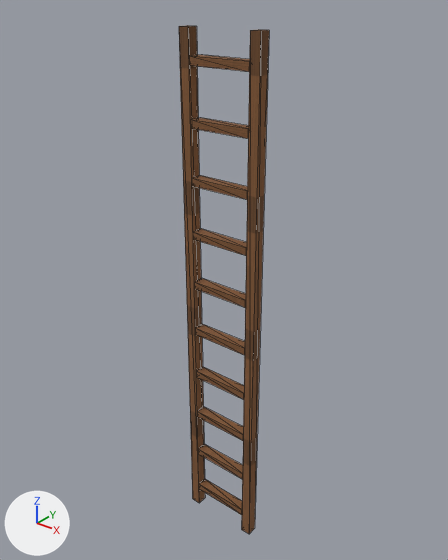
The glTF model assets/meshes/ladder/mesh.glb: old version first, new version second.
The view is the same before and after, from a camera (50 mm lens) standing at (2.55, -3.63, 4.27) and looking at (-0.06, -0.36, 2.24). Every picture has the same lights, and +X, +Y and +Z are marked at lower left. The older version comes first. Mesh edges are drawn as thin lines. Vertices at exactly the same position are counted once.

Objects in the first picture: 'ladder'.
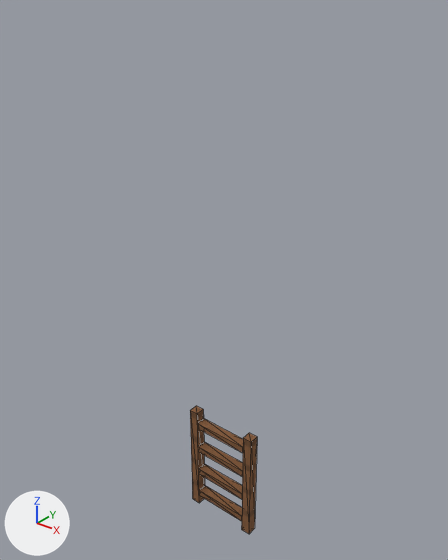
What changed in the scene script:
```text
Change me_ladder:
    used by ob_ladder; location = (0.0, 0.0, 0.0)
    remove me_ladder.from_pydata(...)  # 96 vertices, 144 faces; spans x -0.32..0.32, y -0.5..-0.42, z 0.0..4.0
    add me_ladder.from_pydata(...)  # 48 vertices, 72 faces; spans x -0.32..0.32, y -0.5..-0.42, z 0.0..1.0
    me_ladder part 1: the loose piece of 8 vertices spanning x -0.24..0.24, y -0.5..-0.42, z 0.17..0.23 is moved by (0.0, 0.0, -0.08)
    me_ladder part 2: the loose piece of 8 vertices spanning x -0.24..0.24, y -0.5..-0.42, z 0.57..0.63 is moved by (0.0, 0.0, -0.23)
    me_ladder part 3: the loose piece of 8 vertices spanning x -0.24..0.24, y -0.5..-0.42, z 0.97..1.03 is moved by (0.0, 0.0, -0.38)
    me_ladder part 4: the loose piece of 8 vertices spanning x -0.24..0.24, y -0.5..-0.42, z 1.37..1.43 is moved by (0.0, 0.0, -0.52)
    me_ladder part 5: 6 loose pieces with 48 vertices, spanning x -0.24..0.24, y -0.5..-0.42, z 1.77..3.83, are deleted
    me_ladder part 6
    8 vertices are removed from x -0.32..0.32, y -0.5..-0.42, z 4.0
    20 faces are deleted
    8 new vertices lie (0.0, 0.0, 1.0) away from vertices in x -0.32..0.32, y -0.5..-0.42, z 0.0
    20 new faces join them
```

Changed parts and their boxes [x1, y1, x2, y2] in the pictures (448 x 560 px; the box of a moved part takes in the faces that stretch with it):
'ladder', reshaped (25% narrower, 75% shorter)
    before: [179, 26, 269, 534]
    after: [190, 406, 257, 534]
part 1 of me_ladder, moved or reshaped
    before: [199, 479, 242, 515]
    after: [199, 485, 242, 521]
part 2 of me_ladder, moved or reshaped
    before: [198, 444, 243, 479]
    after: [199, 464, 242, 499]
part 3 of me_ladder, moved or reshaped
    before: [197, 407, 243, 441]
    after: [198, 442, 243, 476]
part 4 of me_ladder, moved or reshaped
    before: [196, 367, 244, 400]
    after: [197, 418, 243, 453]
part 5 of me_ladder, deleted (brown)
    before: [189, 54, 250, 355]
part 6 of me_ladder, moved or reshaped
    before: [179, 26, 269, 526]
    after: [190, 406, 257, 526]
